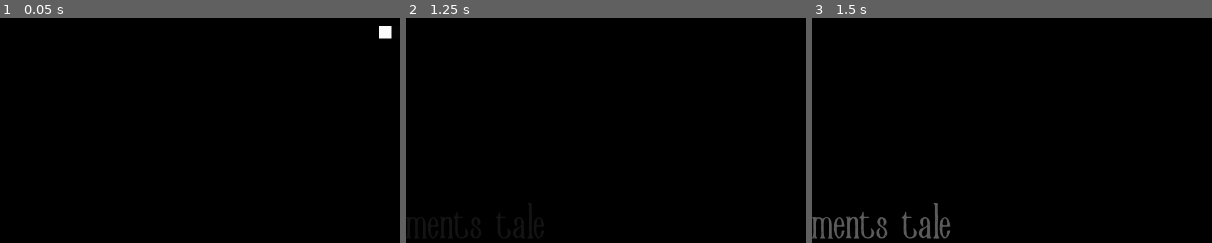
Above: before the commit, frames 1-3 (left to right).
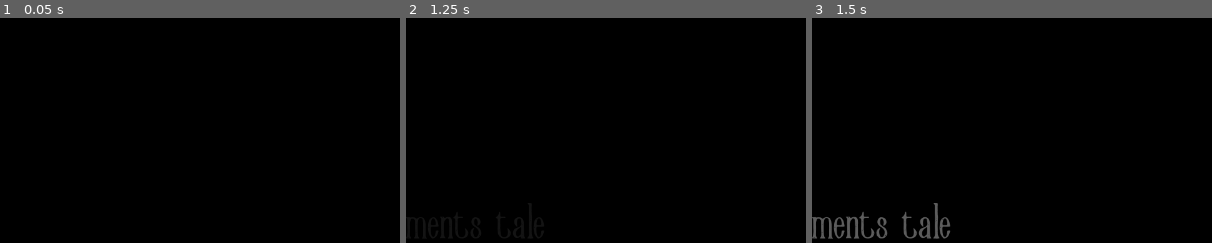
Above: after the commit, the same moments.

Repository: Figments-team/James
Game: Godot game, scene res://OtherScenes/Root.tscn
Same seed, same stepped clock (60 frames per second), same inputs: the game is played once before the commit and once after it.
Inputs:
- Up to frame 1 (0.05 s): no input
- Up to frame 2 (1.25 s): tap Enter at 0.5 s
- Up to frame 3 (1.5 s): no input
The pictures show only the part of the screen within x 46-96%, y 4-54%; the shares and areas given below are measured in that part.

The runs differ from the first frame. In frame 1, 0.2% of the frame differs, in the area x 94-98%, y 3-10%; in frame 2, nothing differs; in frame 3, nothing differs.

Commit message:
Changed how to show loader

Diff:
--- a/OtherScenes/Director.gd
+++ b/OtherScenes/Director.gd
@@ -51,7 +51,7 @@
 	Overlay.fadeOutBlack() # Start fade out from black
 	yield(Overlay, "fade_finished") # Wait for animation
 
-	yield(Root.sceneInstance.self_direction(), "completed") # Wait for self direction
+	yield(Root.scene.self_direction(), "completed") # Wait for self direction
 
 	Overlay.fadeInBlack() # Start fade in to black
 	yield(Overlay, "fade_finished") # Wait for animation
--- a/OtherScenes/Root.gd
+++ b/OtherScenes/Root.gd
@@ -1,26 +1,30 @@
 extends Node
 
+var scene
 var sceneLoader
-var packedScene
-var sceneInstance
 signal load_finished
+
+var useLoadAnimation
 
 func _ready():
 	set_process(false)
 
-func loadScene(scenePath):
-	Overlay.showLoader()
+func loadScene(scenePath, useLoadAnim = false):
+	useLoadAnimation = useLoadAnim
 	sceneLoader = ResourceLoader.load_interactive(scenePath)
+	if(useLoadAnimation):
+		Overlay.showLoader()
 	set_process(true)
 
 func _process(delta):
 	if(sceneLoader.poll() == ERR_FILE_EOF):
 		set_process(false)
-		packedScene = sceneLoader.get_resource()
-		if(packedScene != null):
-			sceneInstance = packedScene.instance()
-			self.add_child(sceneInstance)
-		Overlay.hideLoader()
+		var loadedScene = sceneLoader.get_resource()
+		if(loadedScene != null):
+			scene = loadedScene.instance()
+			self.add_child(scene)
+		if(useLoadAnimation):
+			Overlay.hideLoader()
 		emit_signal("load_finished")
 
 func unloadScene(sceneName):
@@ -28,11 +32,6 @@
 		if(child.name == sceneName):
 			child.queue_free()
 
-func clear():
-	sceneInstance = null
-	packedScene = null
-	sceneLoader = null
-
 func unloadAll():
 	for child in get_children():
 		child.queue_free()
